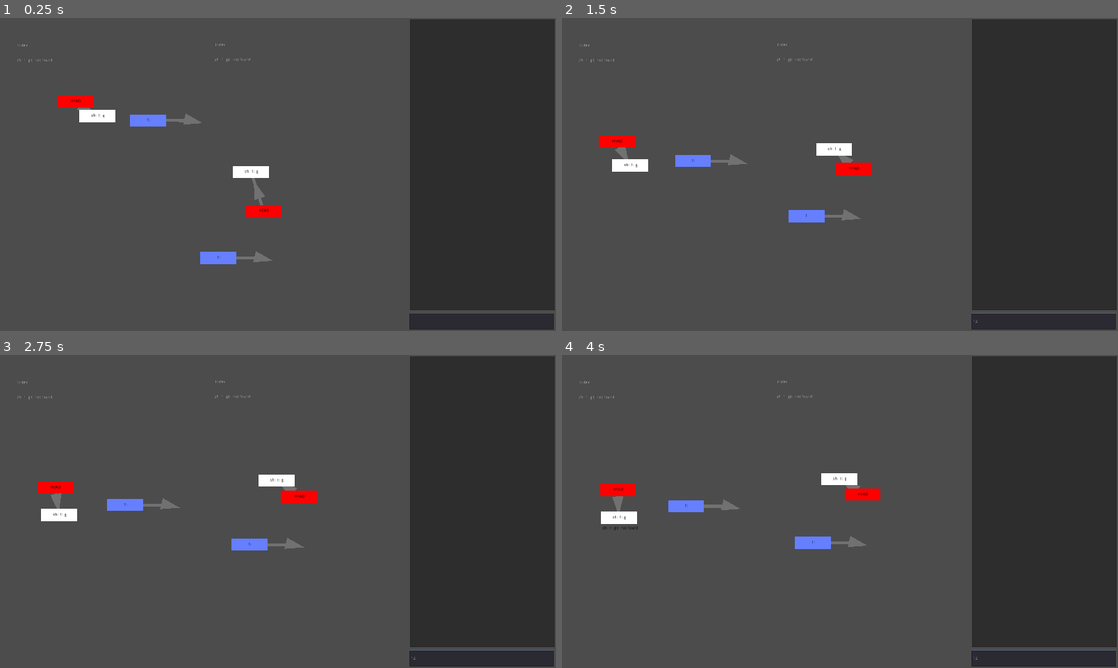
Above: before the commit, frames 1-4 (two rows, left to right).
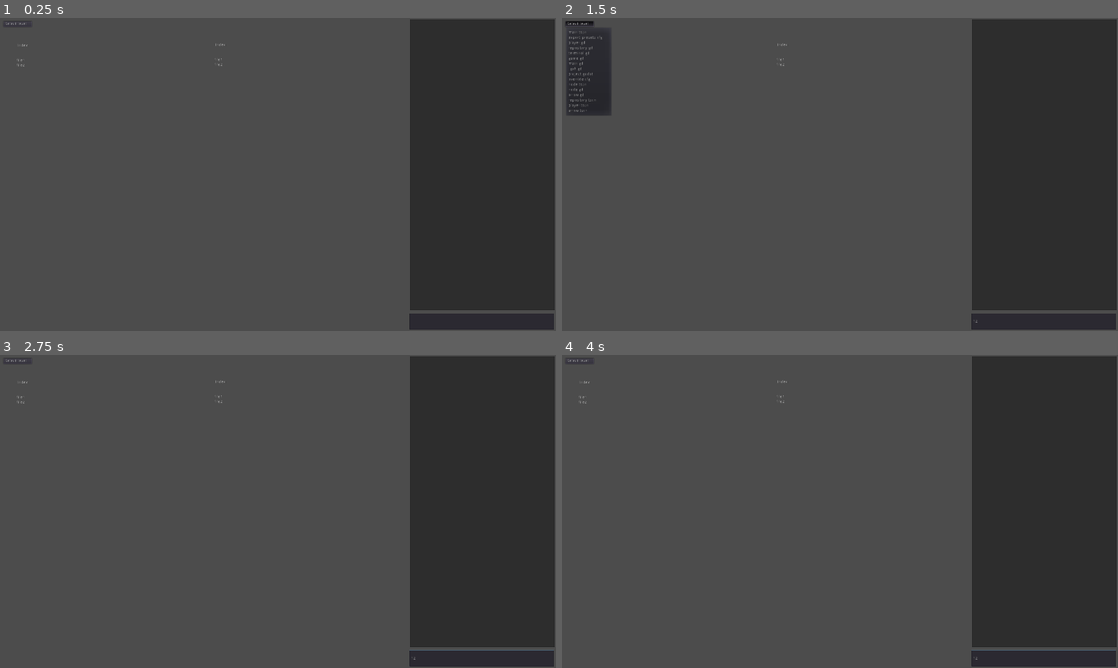
Above: after the commit, the same moments.

Repository: git-learning-game/oh-my-git
Game: Godot game, scene res://main.tscn
Two runs of this game, one before a commit and one after it. Both use one fixed random seed, a clock stepped at 60 frames per second and the inputs below.
Inputs (mouse positions are in pixels of both pictures, inside the frame that each line leads up to):
- Up to frame 1 (0.25 s): no input
- Up to frame 2 (1.5 s): click (1045, 321) at 0.52 s; type "12" at 0.6 s; click (578, 24) at 1.25 s, where only the run after the commit has a clickable "Select level..."
- Up to frame 3 (2.75 s): move the mouse to (55, 483) at 2.02 s; hold Right (right) from 2.03 s (still down); click (55, 483) at 2.1 s
- Up to frame 4 (4 s): move the mouse to (689, 505) at 2.77 s; release Right (right) at 2.78 s; hold Down (down) 2.78-3.53 s; click (689, 505) at 2.85 s; move the mouse to (617, 517) at 3.52 s; hold Right (right) from 3.53 s (still down); click (617, 517) at 3.6 s

The runs differ from the first frame. In frame 1, 1.8% of the frame differs, in the area x 1-51%, y 0-79%; in frame 2, 3.9%, in the area x 0-100%, y 0-95%; in frame 3, 1.8%; in frame 4, 1.8%.
Error before the commit: Invalid get index 'sh:' (on base: 'Dictionary'). (res://node.gd:17)

Commit message:
Use scripts to create levels, add level selector

Diff:
--- a/game.gd
+++ b/game.gd
@@ -31,8 +31,36 @@
 	savegame.close()
 	return true
 
+# Run a simple command given as a string, blocking, using execute.
 func run(command):
+	print("run: "+command)
 	var output = []
 	OS.execute(command, [], true, output, true)
 	# Remove trailing newline.
 	return output[0].substr(0,len(output[0])-1)
+
+func sh(command, wd="/tmp/"):
+	print("sh in "+wd+": "+command)
+	var cwd = game.run("pwd")
+	var output = []
+
+	var hacky_command = command
+	hacky_command = "cd '"+wd+"';"+hacky_command
+	hacky_command = "export EDITOR=fake-editor;"+hacky_command
+	hacky_command = "export PATH=\"$PATH\":"+cwd+"/scripts;"+hacky_command
+	OS.execute("/bin/sh", ["-c",  hacky_command], true, output, true)
+	return output[0]
+
+func read_file(path):
+	var file = File.new()
+	file.open(path, File.READ)
+	var content = file.get_as_text()
+	file.close()
+	return content
+
+func write_file(path, content):
+	var file = File.new()
+	file.open(path, File.WRITE)
+	file.store_string(content)
+	file.close()
+	return true
--- a/main.gd
+++ b/main.gd
@@ -6,20 +6,62 @@
 var client_connection
 
 func _ready():
-	var level = "first"
-	var goal_repository_path = "goal"
-	var start_repository_path = "start"
-	var active_repository_path = "active"
-	var active_prefix = "/tmp/"
-	var levels_prefix = game.run("pwd")+"/levels/"+level+"/"
+	# Initialize level select.
+	var options = $LevelSelect.get_popup()
+	for level in list_levels():
+		options.add_item(level)
+	options.connect("id_pressed", self, "load_level")
 
-	OS.execute("rm", ["-r", active_prefix+active_repository_path], true)
-	OS.execute("cp", ["-ra", levels_prefix+start_repository_path, active_prefix+active_repository_path], true)
-	$GoalRepository.path = levels_prefix+goal_repository_path
-	$ActiveRepository.path = active_prefix+active_repository_path
-
+	# Initialize TCP server for fake editor.
 	server = TCP_Server.new()
 	server.listen(1234)
+
+func list_levels():
+	var levels = []
+	var dir = Directory.new()
+	dir.open("levels")
+	dir.list_dir_begin()
+
+	while true:
+		var file = dir.get_next()
+		if file == "":
+			break
+		elif not file.begins_with("."):
+			levels.append(file)
+
+	dir.list_dir_end()
+	return levels
+
+func load_level(id):
+	var levels = list_levels()
+
+	var level = levels[id]
+	var cwd = game.run("pwd")
+	var tmp_prefix = "/tmp/"
+	var level_prefix = cwd+"/levels/"
+
+	var goal_repository_path = tmp_prefix+"goal/"
+	var active_repository_path = tmp_prefix+"active/"
+	var goal_script = level_prefix+level+"/goal"
+	var active_script = level_prefix+level+"/start"
+
+	OS.execute("rm", ["-r", active_repository_path], true)
+	OS.execute("rm", ["-r", goal_repository_path], true)
+	construct_repo(goal_script, goal_repository_path)
+	construct_repo(active_script, active_repository_path)
+
+	$GoalRepository.path = goal_repository_path
+	$ActiveRepository.path = active_repository_path
+
+func construct_repo(script, path):
+	print(path)
+	game.sh("mkdir "+path)
+	game.sh("git init", path)
+	var commands = game.read_file(script).split("\n")
+	print(commands)
+	for command in commands:
+		print(command)
+		game.sh(command, path)
 
 func _process(delta):
 	if server.is_connection_available():
@@ -50,20 +92,10 @@
 func read_commit_message():
 	$CommitMessage.show()
 	$Terminal/Input.editable = false
-	var file_path = "/tmp/githydragit/.git/COMMIT_EDITMSG"
-	var file = File.new()
-	file.open(file_path, File.READ)
-	var content = file.get_as_text()
-	file.close()
-	$CommitMessage.text = content
+	$CommitMessage.text = game.read_file("/tmp/githydragit/.git/COMMIT_EDITMSG")
 
 func save_commit_message():
-	var file = File.new()
-	var file_path = "/tmp/githydragit/.git/COMMIT_EDITMSG"
-	file.open(file_path, File.WRITE)
-	var content = $CommitMessage.text
-	file.store_string(content)
-	file.close()
+	game.write_file("/tmp/githydragit/.git/COMMIT_EDITMSG", $CommitMessage.text)
 	print("disconnect")
 	client_connection.disconnect_from_host()
 	$Terminal/Input.editable = true
--- a/main.tscn
+++ b/main.tscn
@@ -57,5 +57,16 @@
 [node name="ActiveRepository" parent="." instance=ExtResource( 3 )]
 position = Vector2( 704.399, 17.2594 )
 size = Vector2( 500, 1000 )
+
+[node name="LevelSelect" type="MenuButton" parent="."]
+margin_left = 11.5584
+margin_top = 11.1303
+margin_right = 109.558
+margin_bottom = 31.1303
+text = "Select level..."
+flat = false
+__meta__ = {
+"_edit_use_anchors_": false
+}
 [connection signal="text_entered" from="Terminal/Input" to="Terminal" method="send_command"]
 [connection signal="pressed" from="CommitMessage/Button" to="." method="save_commit_message"]
--- a/repository.gd
+++ b/repository.gd
@@ -10,14 +10,20 @@
 
 func _process(delta):
 	if path:
-		update_head()
-		update_refs()
-		update_index()
-		update_objects()
-		apply_forces()
+		update_everything()
+
+func update_everything():
+	update_head()
+	update_refs()
+	update_index()
+	update_objects()
+	apply_forces()
 
 func set_path(new_path):
 	path = new_path
+	for o in objects.values():
+		o.queue_free()
+	objects = {}
 
 func get_path():
 	return path
@@ -126,6 +132,16 @@
 		add_child(n)
 	var n = objects["HEAD"]
 	n.children = {symref_target("HEAD"): ""}
+	if not objects.has(symref_target("HEAD")):
+		var n2 = node.instance()
+		var r = symref_target("HEAD")
+		n2.id = r
+		n2.type = "ref"
+		n2.content = ""
+		n2.repository = self
+		n2.position = random_position()
+		objects[r] = n2
+		add_child(n2)
 
 func all_objects():
 	return git("cat-file --batch-check=%(objectname) --batch-all-objects", true)
--- a/terminal.gd
+++ b/terminal.gd
@@ -7,15 +7,8 @@
 	thread.start(self, "run_command_in_a_thread", command)
 
 func run_command_in_a_thread(command):
-	var cwd = game.run("pwd")
-	var output = []
-
-	var hacky_command = command
-	hacky_command = "cd /tmp/githydragit;"+hacky_command
-	hacky_command = "export EDITOR=fake-editor;"+hacky_command
-	hacky_command = "export PATH=\"$PATH\":"+cwd+"/scripts;"+hacky_command
-	OS.execute("/bin/sh", ["-c",  hacky_command], true, output, true)
+	var output = game.sh(command, "/tmp/active")
 
 	$Input.text = ""
-	$Output.text = $Output.text + "$ " + command + "\n" + output[0]
+	$Output.text = $Output.text + "$ " + command + "\n" + output
 	$Output.scroll_vertical = 999999
Not shown, added: levels/blobs/goal
Not shown, added: levels/blobs/start
Not shown, added: levels/first/goal
Not shown, added: levels/first/start
